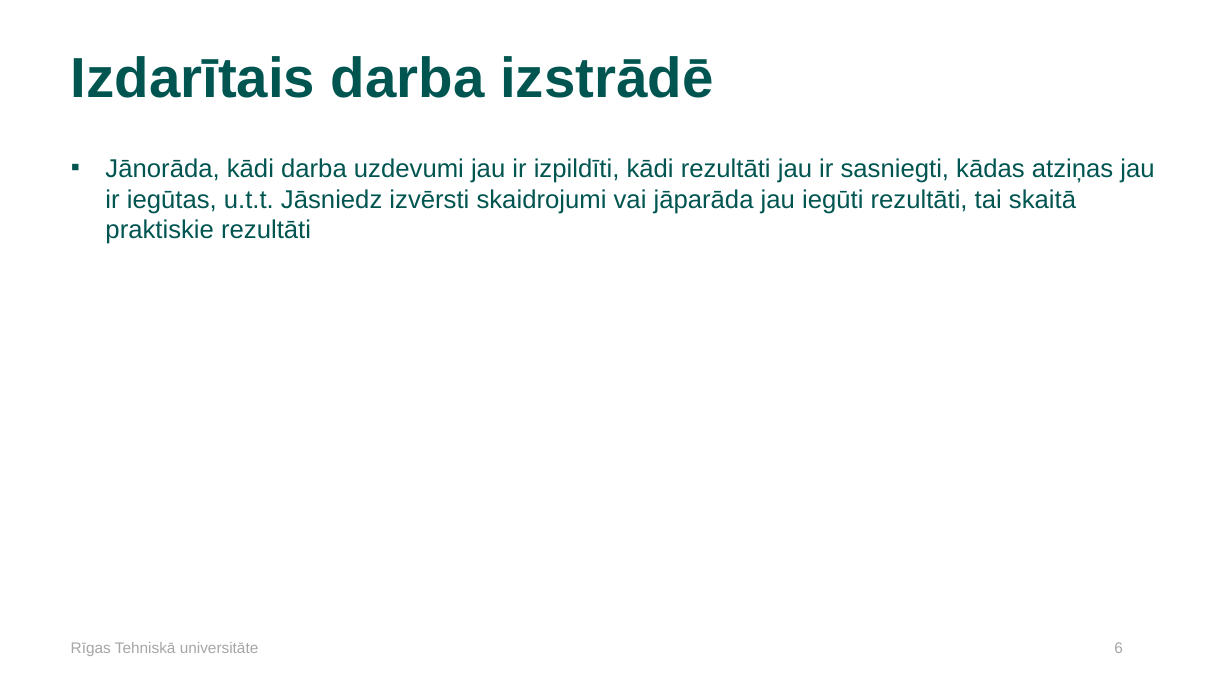
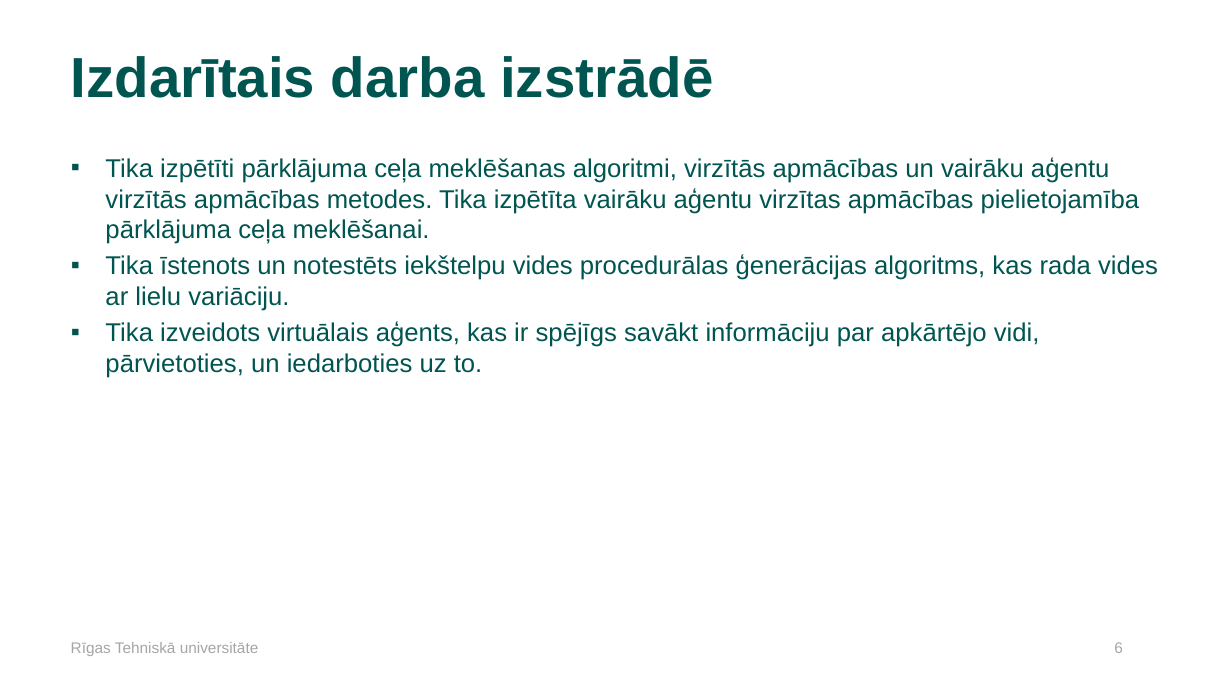
Before and after one commit to daladno19/Thesis-simulation, a slide deck: slide 6 of Misc/bakalaura_darbs.pptx. Drawn at 1232x693 pixels with LibreOffice and Linux fonts; fonts in the diff are those of the drawing; background and template pictures are left out. Boxes give left, top, right and bottom in pixels: in the first picture for what was removed or moved away, otherwise in the second. Text is boxed around its words. In the diff, an @@ line names an element or a change of style, - is before the commit and + after.

```diff
--- a/Misc/bakalaura_darbs.pptx
+++ b/Misc/bakalaura_darbs.pptx
@@ text at (105,157,1158,378): text changed @@
-▪ Jānorāda, kādi darba uzdevumi jau ir izpildīti, kādi rezultāti jau ir sasniegti, kādas atziņas jau ir iegūtas, u.t.t. Jāsniedz izvērsti skaidrojumi vai jāparāda jau iegūti rezultāti, tai skaitā praktiskie rezultāti
+▪ Tika izpētīti pārklājuma ceļa meklēšanas algoritmi, virzītās apmācības un vairāku aģentu virzītās apmācības metodes. Tika izpētīta vairāku aģentu virzītas apmācības pielietojamība pārklājuma ceļa meklēšanai.
+▪ Tika īstenots un notestēts iekštelpu vides procedurālas ģenerācijas algoritms, kas rada vides ar lielu variāciju.
+▪ Tika izveidots virtuālais aģents, kas ir spējīgs savākt informāciju par apkārtējo vidi, pārvietoties, un iedarboties uz to.
```
Also in this commit, not shown: 4 other slides changed.
